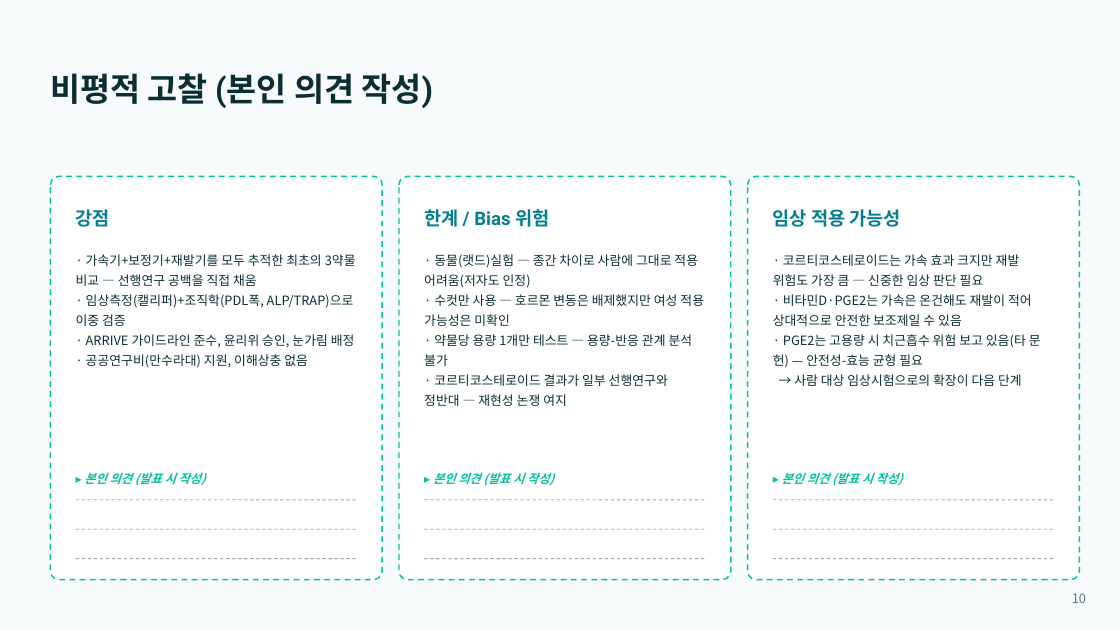
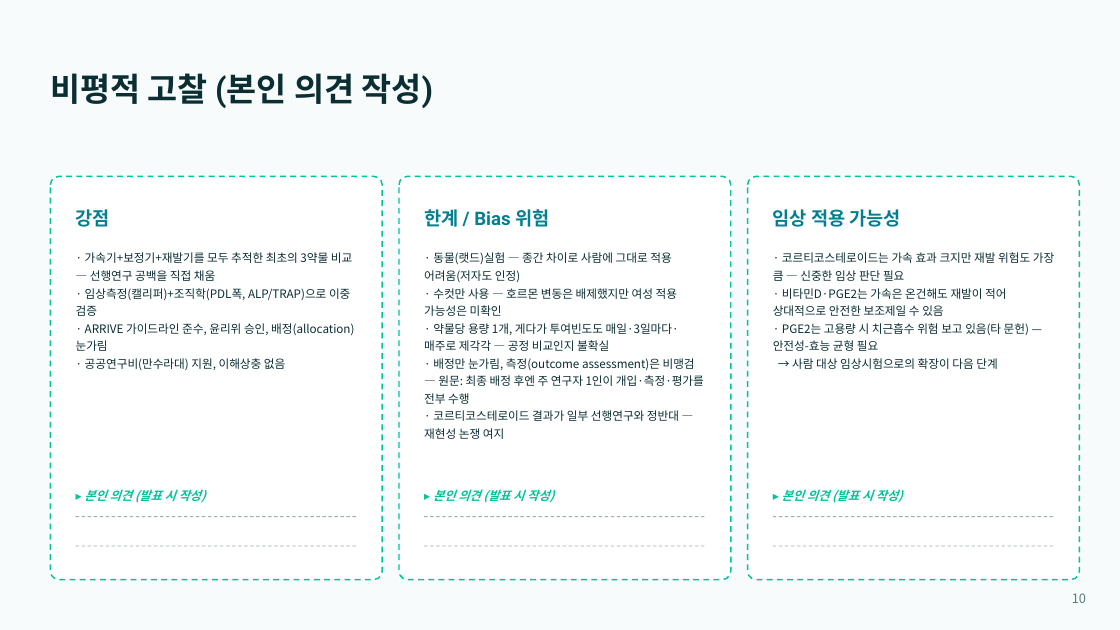
Before and after one commit to yojokem/-, a slide deck: slide 10 of 치과약리학실험2-논문발표/치과약리학실험2_논문발표.pptx. Drawn at 1120x630 pixels with LibreOffice and Linux fonts; fonts in the diff are those of the drawing. Boxes give left, top, right and bottom in pixels: in the first picture for what was removed or moved away, otherwise in the second. Text is boxed around its words. In the diff, an @@ line names an element or a change of style, - is before the commit and + after.

```diff
--- a/치과약리학실험2-논문발표/치과약리학실험2_논문발표.pptx
+++ b/치과약리학실험2-논문발표/치과약리학실험2_논문발표.pptx
@@ text at [76,252,352,370]: size 11 to 10 pt in "· 가속기+보정기+재발기를 모두 추적한 최초의 3약물 비교 ...", "· 임상측정(캘리퍼)+조직학(PDL폭, ALP/TRAP)으로 이중 검증", "· 공공연구비(만수라대) 지원, 이해상충 없음"; line spacing 1.3 to 1.25 @@
@@ text at [424,252,679,439]: size 11 to 10 pt in "· 동물(랫드)실험 — 종간 차이로 사람에 그대로 ...", "· 수컷만 사용 — 호르몬 변동은 배제했지만 ...", "· 코르티코스테로이드 결과가 일부 선행연구와 정반대 — ..."; line spacing 1.3 to 1.25 @@
@@ text "· 코르티코스테로이드는 가속 효과 크지만 ..." at [773,252,1054,369]: size 11 to 10 pt; line spacing 1.3 to 1.25 @@
@@ text at [76,323,354,351]: text changed; size 11 to 10 pt @@
-· ARRIVE 가이드라인 준수, 윤리위 승인, 눈가림 배정
+· ARRIVE 가이드라인 준수, 윤리위 승인, 배정(allocation) 눈가림
@@ text at [424,323,704,404]: text changed; size 11 to 10 pt @@
-· 약물당 용량 1개만 테스트 — 용량-반응 관계 분석 불가
+· 약물당 용량 1개, 게다가 투여빈도도 매일·3일마다·매주로 제각각 — 공정 비교인지 불확실
+· 배정만 눈가림, 측정(outcome assessment)은 비맹검 — 원문: 최종 배정 후엔 주 연구자 1인이 개입·측정·평가를 전부 수행
@@ line removed from (76, 500) to (357, 500) @@
@@ line removed from (424, 500) to (706, 500) @@
@@ 3 texts: place and size @@
-3 texts at [84,472,903,486]
+3 texts at [84,489,903,503]
@@ line removed from (773, 500) to (1054, 500) @@
@@ 3 lines: place and size @@
-3 lines at [76,529,1054,529]
+3 lines at [76,517,1054,517]
@@ 3 lines: place and size @@
-3 lines at [76,559,1054,559]
+3 lines at [76,546,1054,546]
```
Also in this commit, not shown: 2 other slides changed, 1 slide added, 1 other file.
